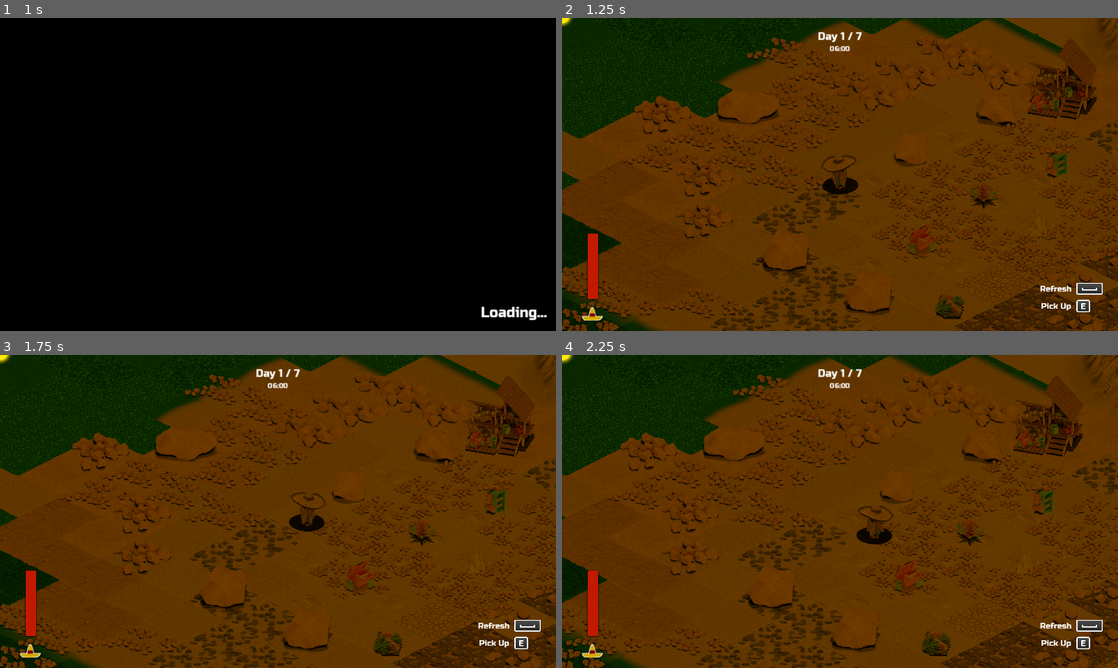
Above: before the commit, frames 1-4 (two rows, left to right).
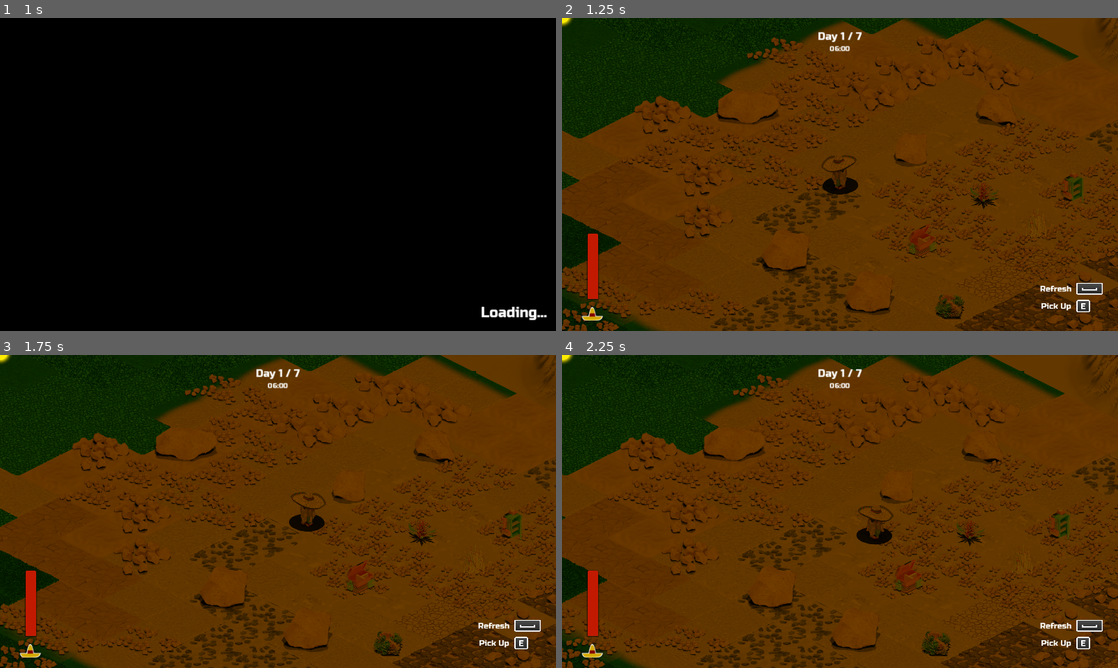
Above: after the commit, the same moments.

Repository: lorentzo/jagoda-jam
Game: Godot game, scene res://Scenes/MainMenu.tscn
Same seed, same stepped clock (60 frames per second), same inputs: the game is played once before the commit and once after it.
Inputs:
- Up to frame 1 (1 s): click "Play" at 0.5 s
- Up to frame 2 (1.25 s): no input
- Up to frame 3 (1.75 s): hold Right (walk-right) from 1.28 s (still down); tap E (main) at 1.35 s
- Up to frame 4 (2.25 s): release Right (walk-right) at 2.03 s; hold Down (walk-down) from 2.03 s (still down); tap Space (use-item) at 2.1 s

Frame 1 is identical in both runs. In frame 2, 1.5% of the frame differs, in the area x 83-97%, y 7-60%; in frame 3, 1.5%; in frame 4, 1.5%.

Commit message:
Update the crib

Diff:
--- a/jagoda/Assets/Crib/crib.gd
+++ /dev/null
@@ -1,19 +0,0 @@
-extends Node2D
-
-@onready var players: Array[AudioStreamPlayer] = [$CanPlayer, $DrinkPlayer]
-var playing = false
-
-func _ready():
-	for player in players:
-		player.finished.connect(self._on_player_finished)
-
-func _process(delta):
-	# TODO Just for testing; remove later
-#	if not self.playing and Input.is_key_pressed(KEY_E):
-#		var player = $CanPlayer if randf() > 0.5 else $DrinkPlayer
-#		player.play()
-#		self.playing = true
-	pass
-
-func _on_player_finished():
-	self.playing = false
--- a/jagoda/Assets/Crib/crib.tscn
+++ /dev/null
@@ -1,30 +0,0 @@
-[gd_scene load_steps=6 format=3 uid="uid://w6l2taxwsdcp"]
-
-[ext_resource type="Script" path="res://Assets/Crib/crib.gd" id="1_q06da"]
-[ext_resource type="Texture2D" uid="uid://c432tah0h0bvh" path="res://Assets/Crib/Texture/crib_instance.png" id="1_witup"]
-[ext_resource type="AudioStream" uid="uid://cdiiy42slv05" path="res://Assets/Sound/can.ogg" id="2_wbo07"]
-[ext_resource type="AudioStream" uid="uid://c1nebqofns78j" path="res://Assets/Sound/drink.ogg" id="4_5j8s6"]
-
-[sub_resource type="CapsuleShape2D" id="CapsuleShape2D_r1fh5"]
-radius = 210.0
-height = 420.0
-
-[node name="Crib" type="Node2D"]
-script = ExtResource("1_q06da")
-
-[node name="StaticBody2D" type="StaticBody2D" parent="."]
-
-[node name="Sprite2D" type="Sprite2D" parent="StaticBody2D"]
-texture = ExtResource("1_witup")
-
-[node name="CollisionShape2D" type="CollisionShape2D" parent="StaticBody2D"]
-position = Vector2(-9, 32)
-shape = SubResource("CapsuleShape2D_r1fh5")
-
-[node name="CanPlayer" type="AudioStreamPlayer" parent="."]
-stream = ExtResource("2_wbo07")
-volume_db = 5.0
-
-[node name="DrinkPlayer" type="AudioStreamPlayer" parent="."]
-stream = ExtResource("4_5j8s6")
-volume_db = -10.0
--- a/jagoda/Scenes/Game.tscn
+++ b/jagoda/Scenes/Game.tscn
@@ -14,7 +14,7 @@
 [ext_resource type="Theme" uid="uid://dh2skylq4em3t" path="res://Themes/MainMenu.tres" id="8_574xx"]
 [ext_resource type="SpriteFrames" uid="uid://dxtyqa1gar1ac" path="res://Assets/Plants/Plant1/Plant1SpriteFrames.tres" id="10_v8nts"]
 [ext_resource type="SpriteFrames" uid="uid://sycqpbatojp3" path="res://Assets/Plants/Plant3/Plant3SpriteFrames.tres" id="11_wkhbs"]
-[ext_resource type="PackedScene" uid="uid://w6l2taxwsdcp" path="res://Assets/Crib/crib.tscn" id="13_s1n7e"]
+[ext_resource type="PackedScene" uid="uid://w6l2taxwsdcp" path="res://Scenes/Crib.tscn" id="13_s1n7e"]
 [ext_resource type="SpriteFrames" uid="uid://duodvhyxaabhl" path="res://Assets/Plants/Plant2/Plant2SpriteFrames.tres" id="17_meg80"]
 [ext_resource type="PackedScene" uid="uid://cbcmdbatiwbjn" path="res://Scenes/GameOver.tscn" id="18_7pm05"]
 [ext_resource type="Texture2D" uid="uid://j0jon1p1gvvp" path="res://Assets/Icons/KeySpace.tres" id="20_wt2ok"]
@@ -93,7 +93,7 @@
 sprite_frames = ExtResource("11_wkhbs")
 
 [node name="Crib" parent="." instance=ExtResource("13_s1n7e")]
-position = Vector2(1102, 135)
+position = Vector2(1170, 186)
 scale = Vector2(0.5, 0.5)
 
 [node name="Player" parent="." instance=ExtResource("3_aaoav")]
@@ -284,5 +284,5 @@
 sprite_frames = ExtResource("23_5nhu3")
 
 [node name="Fridge2" parent="." instance=ExtResource("22_yue06")]
-position = Vector2(1085, 395)
+position = Vector2(1133, 468)
 sprite_frames = ExtResource("24_33vom")
